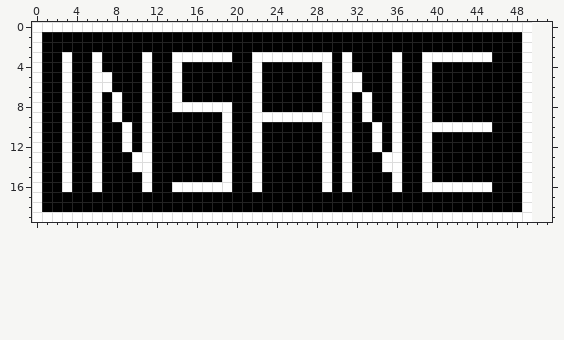
Pixel-art sprite, stored at bullethellwhatever/Content/InsaneButton.png. That is the earlier state.
The file is 50x20 pixels. Colours within 5 levels of each other are drawn and written as one. The old version is drawn lined up with the new one, on the new canvas.
The same view after the edit:
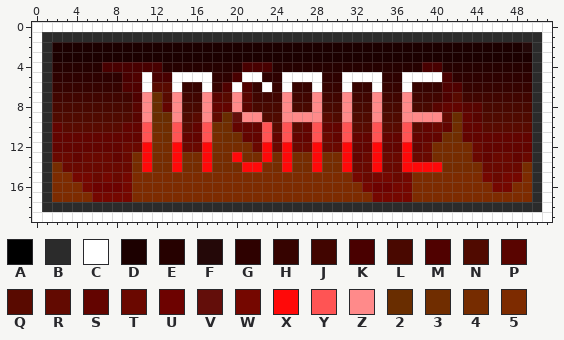
Palette (. is transparent): A #000000  B #2b2b2b  C #ffffff  D #1c0000  E #260100  F #240808  G #2e0100  H #360300  J #410500  K #490000  L #490800  M #500100  N #500a00  P #590400  Q #590a00  R #620a01  S #630400  T #6a0800  U #6d0200  V #630e0a  W #750700  X #ff0909  Y #ff5454  Z #ff8a8a  2 #692d00  3 #702d00  4 #762c00  5 #7d2b00
Edits made:
canvas 50x20 -> 52x20
@@ x 0..51 @@
- 0 CCCCCCCCCCCCCCCCCCCCCCCCCCCCCCCCCCCCCCCCCCCCCCCCCC..
- 1 CAAAAAAAAAAAAAAAAAAAAAAAAAAAAAAAAAAAAAAAAAAAAAAAAC..
- 2 CAAAAAAAAAAAAAAAAAAAAAAAAAAAAAAAAAAAAAAAAAAAAAAAAC..
- 3 CAACAACAAAACAACCCCCCAACCCCCCCCACAAAACAACCCCCCCAAAC..
- 4 CAACAACAAAACAACAAAAAAACAAAAAACACAAAACAACAAAAAAAAAC..
- 5 CAACAACCAAACAACAAAAAAACAAAAAACACCAAACAACAAAAAAAAAC..
- 6 CAACAACCAAACAACAAAAAAACAAAAAACACCAAACAACAAAAAAAAAC..
- 7 CAACAACACAACAACAAAAAAACAAAAAACACACAACAACAAAAAAAAAC..
- 8 CAACAACACAACAACCCCCCAACAAAAAACACACAACAACAAAAAAAAAC..
- 9 CAACAACACAACAAAAAAACAACCCCCCCCACACAACAACAAAAAAAAAC..
-10 CAACAACAACACAAAAAAACAACAAAAAACACAACACAACCCCCCCAAAC..
-11 CAACAACAACACAAAAAAACAACAAAAAACACAACACAACAAAAAAAAAC..
-12 CAACAACAACACAAAAAAACAACAAAAAACACAACACAACAAAAAAAAAC..
-13 CAACAACAAACCAAAAAAACAACAAAAAACACAAACCAACAAAAAAAAAC..
-14 CAACAACAAACCAAAAAAACAACAAAAAACACAAACCAACAAAAAAAAAC..
-15 CAACAACAAAACAAAAAAACAACAAAAAACACAAAACAACAAAAAAAAAC..
-16 CAACAACAAAACAACCCCCCAACAAAAAACACAAAACAACCCCCCCAAAC..
-17 CAAAAAAAAAAAAAAAAAAAAAAAAAAAAAAAAAAAAAAAAAAAAAAAAC..
-18 CAAAAAAAAAAAAAAAAAAAAAAAAAAAAAAAAAAAAAAAAAAAAAAAAC..
-19 CCCCCCCCCCCCCCCCCCCCCCCCCCCCCCCCCCCCCCCCCCCCCCCCCC..
+ 0 CCCCCCCCCCCCCCCCCCCCCCCCCCCCCCCCCCCCCCCCCCCCCCCCCCCC
+ 1 CBBBBBBBBBBBBBBBBBBBBBBBBBBBBBBBBBBBBBBBBBBBBBBBBBBC
+ 2 CBDDDDDDDDDDDDDDDDDDDDDDDDDDDDDDDDDDDDDDDDDDDDDDDFBC
+ 3 CBDDDDDDDDDDDDDDDDDDDDDDDDDDDDDDDDDDDDDDDDDDDDDDDDBC
+ 4 CBEEEEEKKKKKKEEEEEEEEKKKEEEEEEEEEEEEEEEKKEEEEEEEEEBC
+ 5 CBGGGGGGGKMCKKCCCCGGKCCGGCCCCGGCCCCGGCCCCKGGGGGGGGBC
+ 6 CBHHHHHHHMMCQQCHHCHMCMHCHCHHCHHCHHCHHCHHHMMHHHHHHHBC
+ 7 CBJJJJJJJJMZ2QZJJZPQZPJJJZJJZJJZJJZJJZJJJMQJJJJJJJBC
+ 8 CBLLLLLLLLPZ2SZLLZSSZPLLLZLLZLLZLLZLLZLLPSSPPLLLLLBC
+ 9 CBNNNNNNNNPZ22ZNQZR2VZZNNZZZZQNZNNZNNZZZZR2SPNNNNNBC
+10 CBSQQQQQQSSY33YQSY33SSSYQYQSYSSYQQYQQYQSTS3SSQQQQQBC
+11 CBSSSSSSSSSY43YSSY433SSYSYSSYTSYSSYSSYSSS33SSSSSSSBC
+12 CBSSSSSSSTTX44XTTX4444TXTXTTXTTXSSXSSXST4444TSSSSSBC
+13 CBTTSTTTST4X44X44X44X44X4X44X44XSTXTTXTT4444TSTTSTBC
+14 CB4TTTTTTT4X44X44X444XX54X44X44XTTXTTXXXX4444TTTT4BC
+15 CB55WWTWTW5555555555555555555555WTWWTW5555555WTWW5BC
+16 CB555WUUUW55555555555555555555555WUUWW55555555WW55BC
+17 CB5555WWWW555555555555555555555555WWWW555555555555BC
+18 CBBBBBBBBBBBBBBBBBBBBBBBBBBBBBBBBBBBBBBBBBBBBBBBBBBC
+19 CCCCCCCCCCCCCCCCCCCCCCCCCCCCCCCCCCCCCCCCCCCCCCCCCCCC
